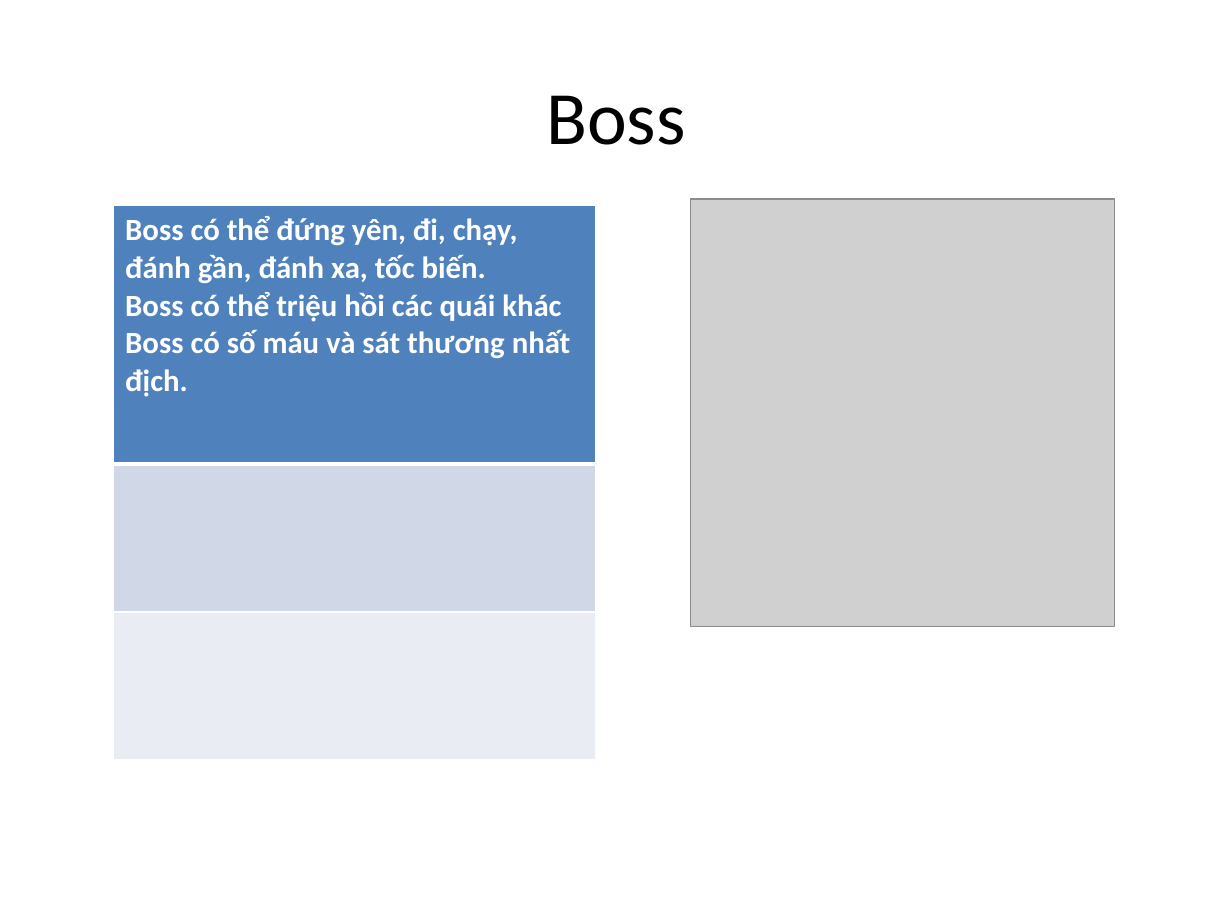
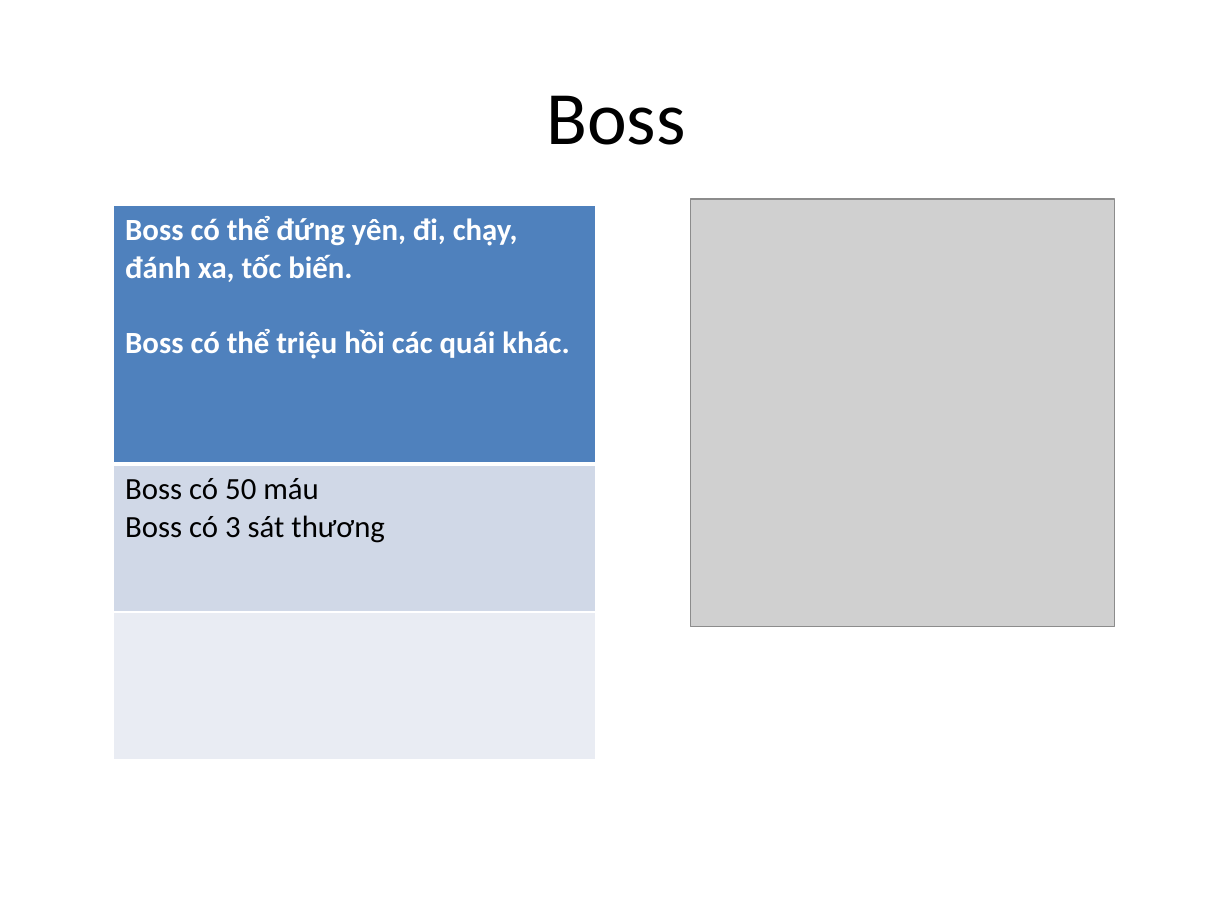
Before and after one commit to Xwin28/Programming_Game, a slide deck: slide 5 of RELEASE and DESIGN/Design/IdealGame.pptx. Drawn at 1232x924 pixels with LibreOffice and Linux fonts; fonts in the diff are those of the drawing; grey boxes stand for pictures. Boxes give left, top, right and bottom in pixels: in the first picture for what was removed or moved away, otherwise in the second. Text is boxed around its words. In the diff, an @@ line names an element or a change of style, - is before the commit and + after.

```diff
--- a/RELEASE and DESIGN/Design/IdealGame.pptx
+++ b/RELEASE and DESIGN/Design/IdealGame.pptx
@@ table at box(113, 206, 596, 760) @@
-row 1: Boss có thể đứng yên, đi, chạy, đánh gần, đánh xa, tốc biến. / Boss có thể triệu hồi các quái khác / Boss có số máu và sát thương nhất địch.
+row 1: Boss có thể đứng yên, đi, chạy, đánh xa, tốc biến. / Boss có thể triệu hồi các quái khác.
+row 2: Boss có 50 máu / Boss có 3 sát thương
-row 3: 
```
Also in this commit, not shown: 53 other files.
